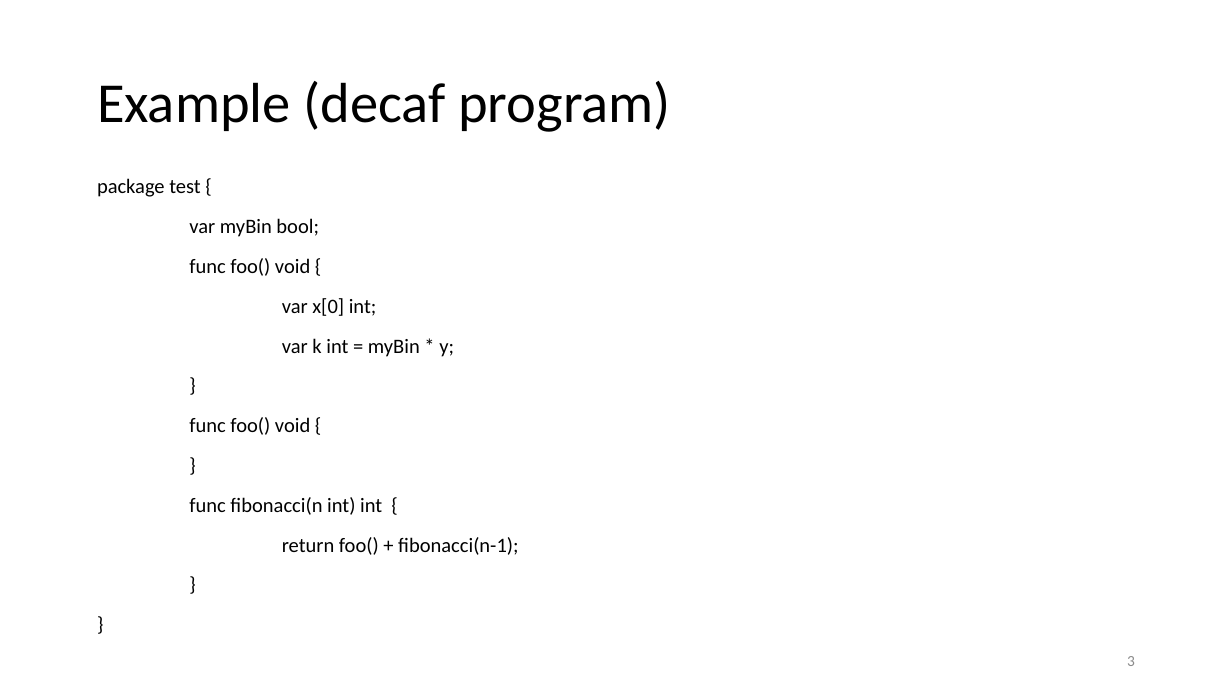
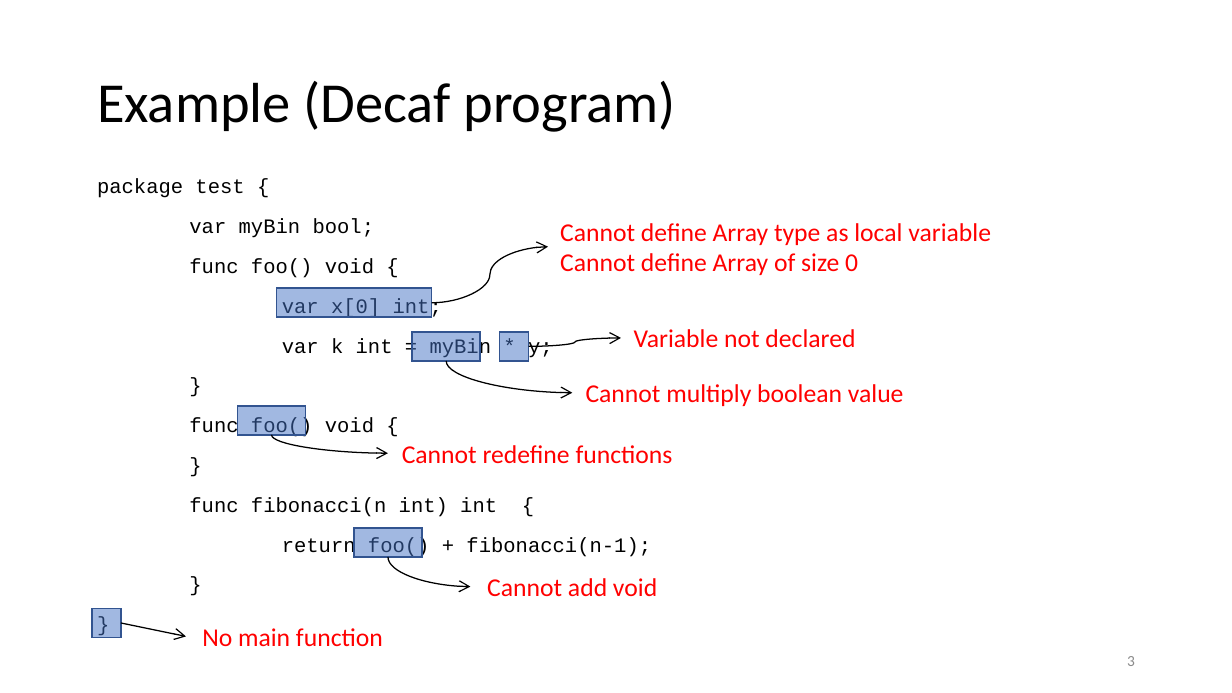
Before and after one commit to anoopsarkar/compilers-class, a slide deck: slide 3 of assets/ppt/semantics/sem1-scoping.pptx. Drawn at 1232x693 pixels with LibreOffice and Linux fonts; fonts in the diff are those of the drawing. Boxes give left, top, right and bottom in pixels: in the first picture for what was removed or moved away, otherwise in the second. Text is boxed around its words. In the diff, an @@ line names an element or a change of style, - is before the commit and + after.

```diff
--- a/assets/ppt/semantics/sem1-scoping.pptx
+++ b/assets/ppt/semantics/sem1-scoping.pptx
@@ title at (97, 81, 675, 132): text changed @@
-Example (decaf program)
+Example (Decaf program)
@@ text "package test {" at (97, 179, 651, 558): font Calibri to Courier New @@
@@ text added at (560, 223, 991, 275), 15 pt, text #FF0000 @@
+Cannot define Array type as local variable
+Cannot define Array of size 0
@@ curved arrow added from (431, 303) to (548, 246), #000000 0.75 pt @@
@@ rectangle added at (276, 288, 431, 318), fill #4472C4 at 50% opacity, outline #325491 1 pt @@
@@ text added at (634, 329, 855, 347), 15 pt, text #FF0000 @@
+Variable not declared
@@ rectangle added at (413, 331, 480, 361), fill #4472C4 at 50% opacity, outline #325491 1 pt @@
@@ rectangle added at (500, 331, 530, 361), fill #4472C4 at 50% opacity, outline #325491 1 pt @@
@@ curved arrow added from (529, 346) to (621, 338), #000000 0.75 pt @@
@@ curved arrow added from (446, 361) to (573, 393), #000000 0.75 pt @@
@@ text added at (586, 384, 904, 406), 15 pt, text #FF0000 @@
+Cannot multiply boolean value
@@ rectangle added at (238, 405, 306, 435), fill #4472C4 at 50% opacity, outline #325491 1 pt @@
@@ curved arrow added from (271, 435) to (388, 453), #000000 0.75 pt @@
@@ text added at (402, 445, 673, 463), 15 pt, text #FF0000 @@
+Cannot redefine functions
@@ rectangle added at (354, 527, 421, 557), fill #4472C4 at 50% opacity, outline #325491 1 pt @@
@@ curved arrow added from (388, 557) to (471, 586), #000000 0.75 pt @@
@@ text added at (487, 578, 657, 596), 15 pt, text #FF0000 @@
+Cannot add void
@@ rectangle added at (92, 609, 122, 638), fill #4472C4 at 50% opacity, outline #325491 1 pt @@
@@ arrow added from (121, 623) to (186, 637), #000000 0.75 pt @@
@@ text added at (202, 628, 383, 647), 15 pt, text #FF0000 @@
+No main function
```
Also in this commit, not shown: 34 other slides changed, 2 slides added, 37 slides removed, 4 other files.
